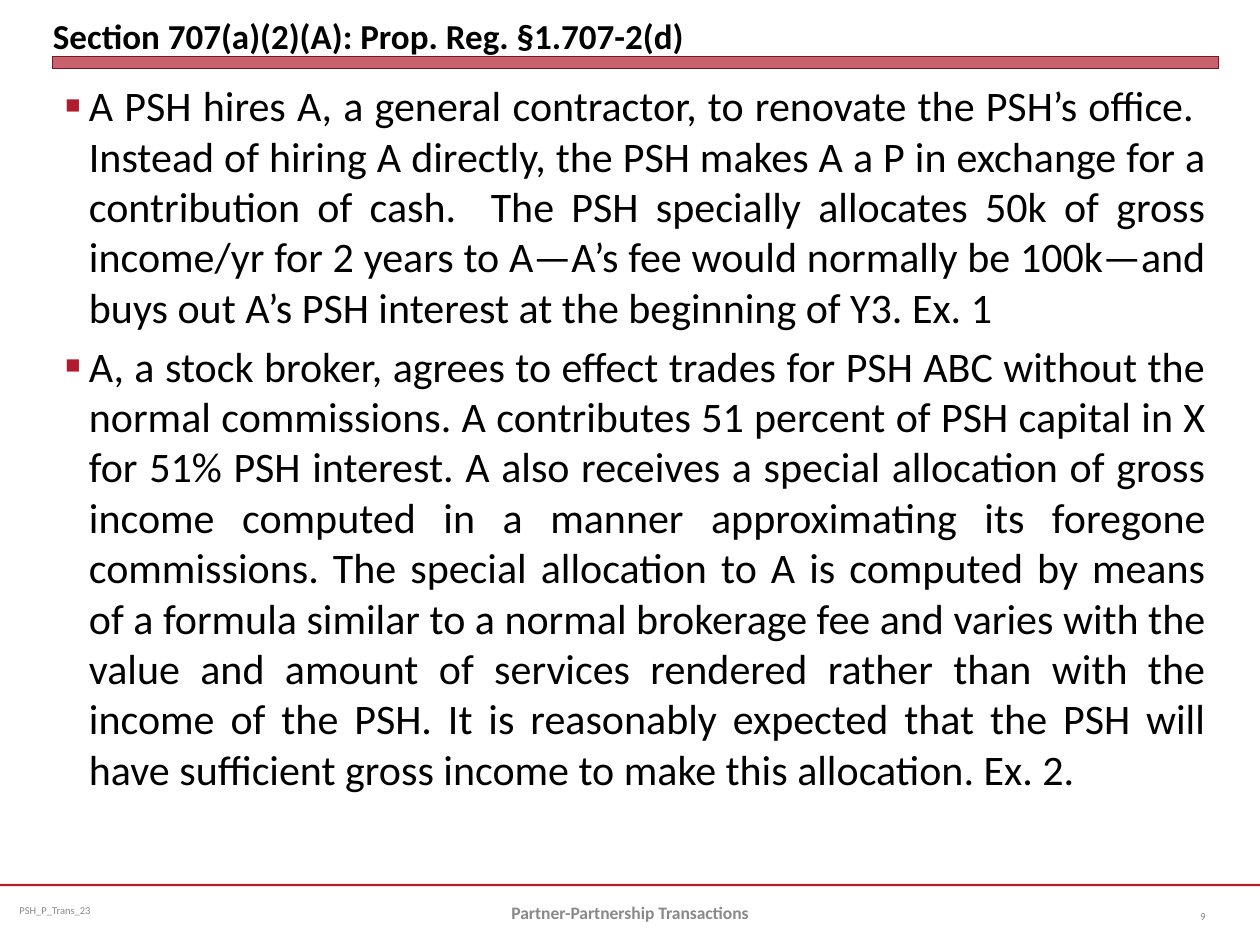
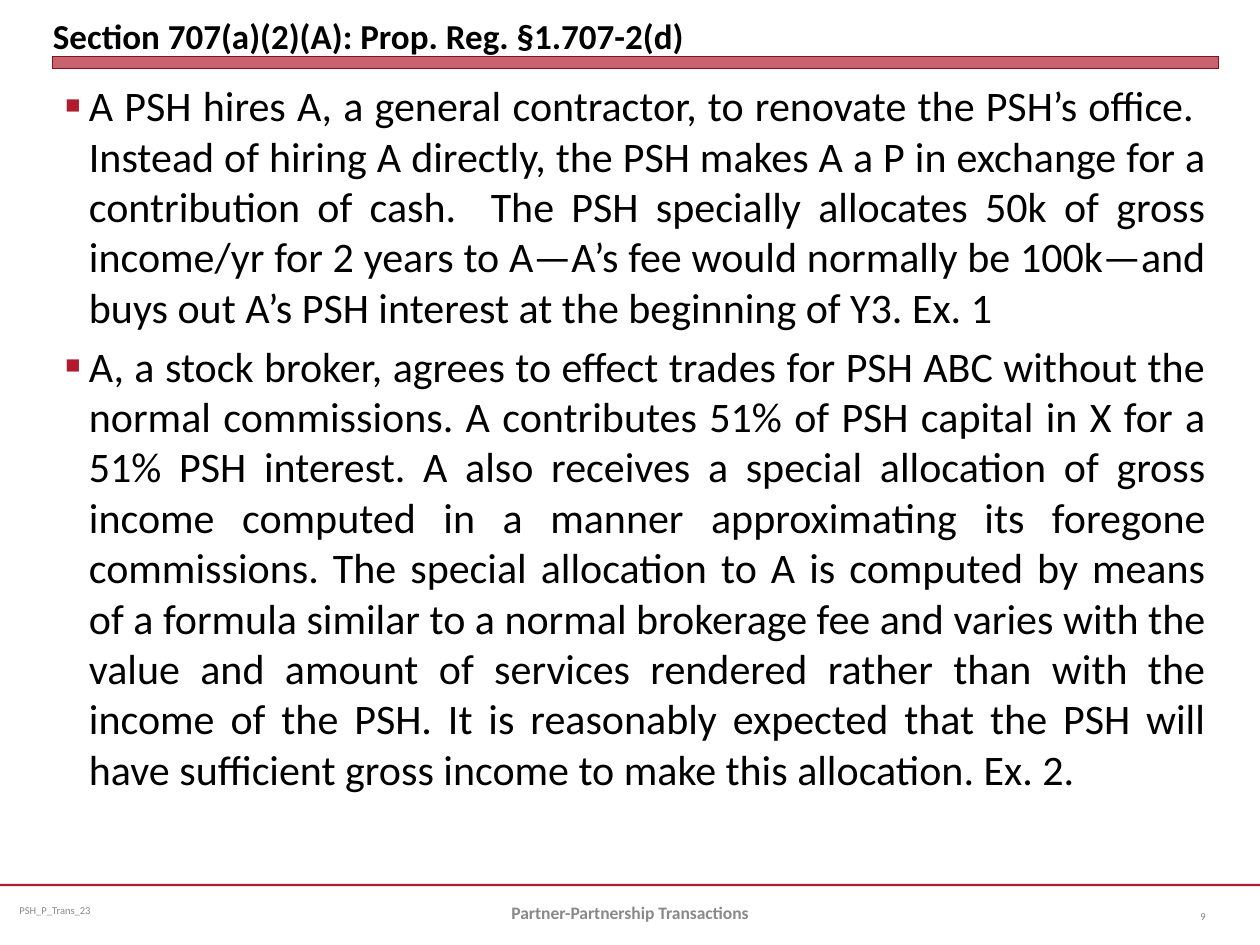
Before and after one commit to jmc877/Partnership-Tax, a slide deck: slide 9 of slides/PSH_P_Trans_23.pptx. Drawn at 1260x945 pixels with LibreOffice and Linux fonts; fonts in the diff are those of the drawing. Boxes give left, top, right and bottom in pixels: in the first picture for what was removed or moved away, otherwise in the second. Text is boxed around its words. In the diff, an @@ line names an element or a change of style, - is before the commit and + after.

```diff
--- a/slides/PSH_P_Trans_23.pptx
+++ b/slides/PSH_P_Trans_23.pptx
@@ text at <box>89,352,1206,793</box>: text changed @@
-■ A, a stock broker, agrees to effect trades for PSH ABC without the normal commissions. A contributes 51 percent of PSH capital in X for 51% PSH interest. A also receives a special allocation of gross income computed in a manner approximating its foregone commissions. The special allocation to A is computed by means of a formula similar to a normal brokerage fee and varies with the value and amount of services rendered rather than with the income of the PSH. It is reasonably expected that the PSH will have sufficient gross income to make this allocation. Ex. 2.
+■ A, a stock broker, agrees to effect trades for PSH ABC without the normal commissions. A contributes 51% of PSH capital in X for a 51% PSH interest. A also receives a special allocation of gross income computed in a manner approximating its foregone commissions. The special allocation to A is computed by means of a formula similar to a normal brokerage fee and varies with the value and amount of services rendered rather than with the income of the PSH. It is reasonably expected that the PSH will have sufficient gross income to make this allocation. Ex. 2.
```
Also in this commit, not shown: 5 other slides changed, 4 other files.
